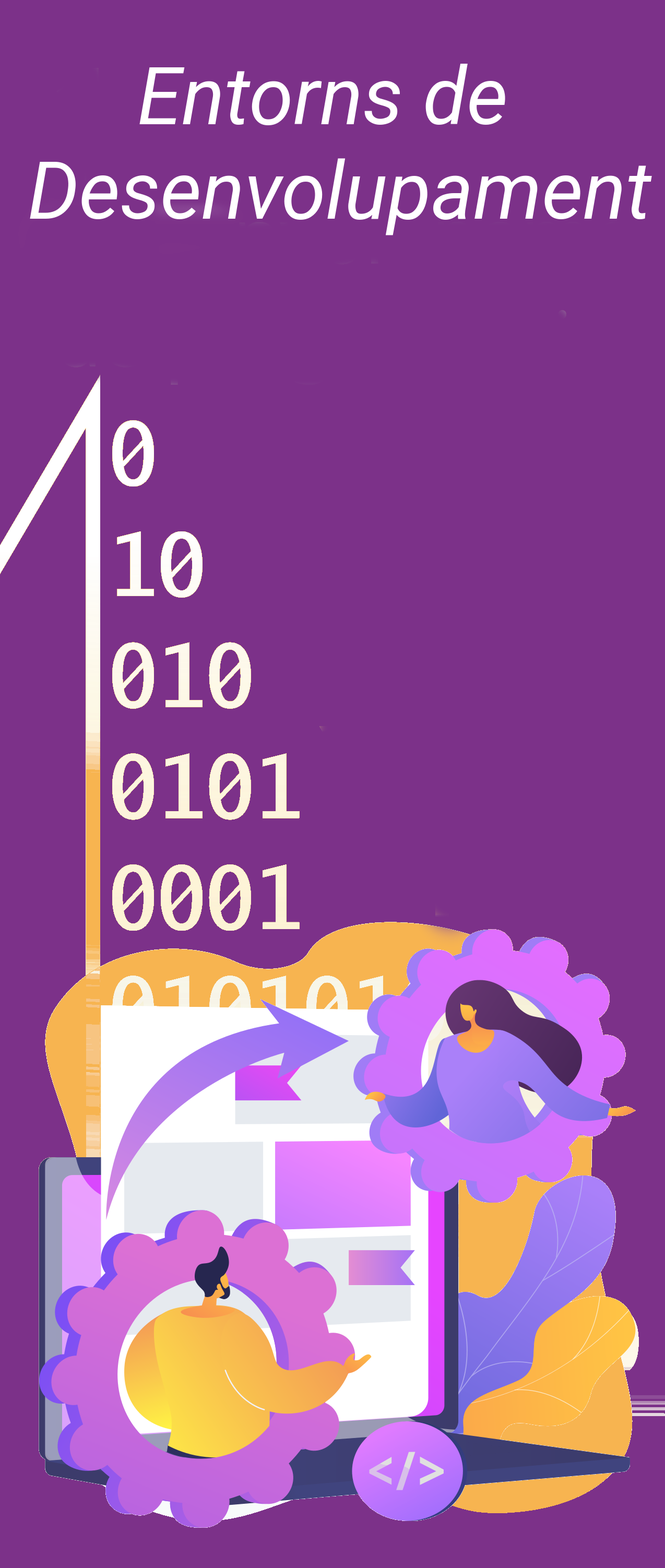
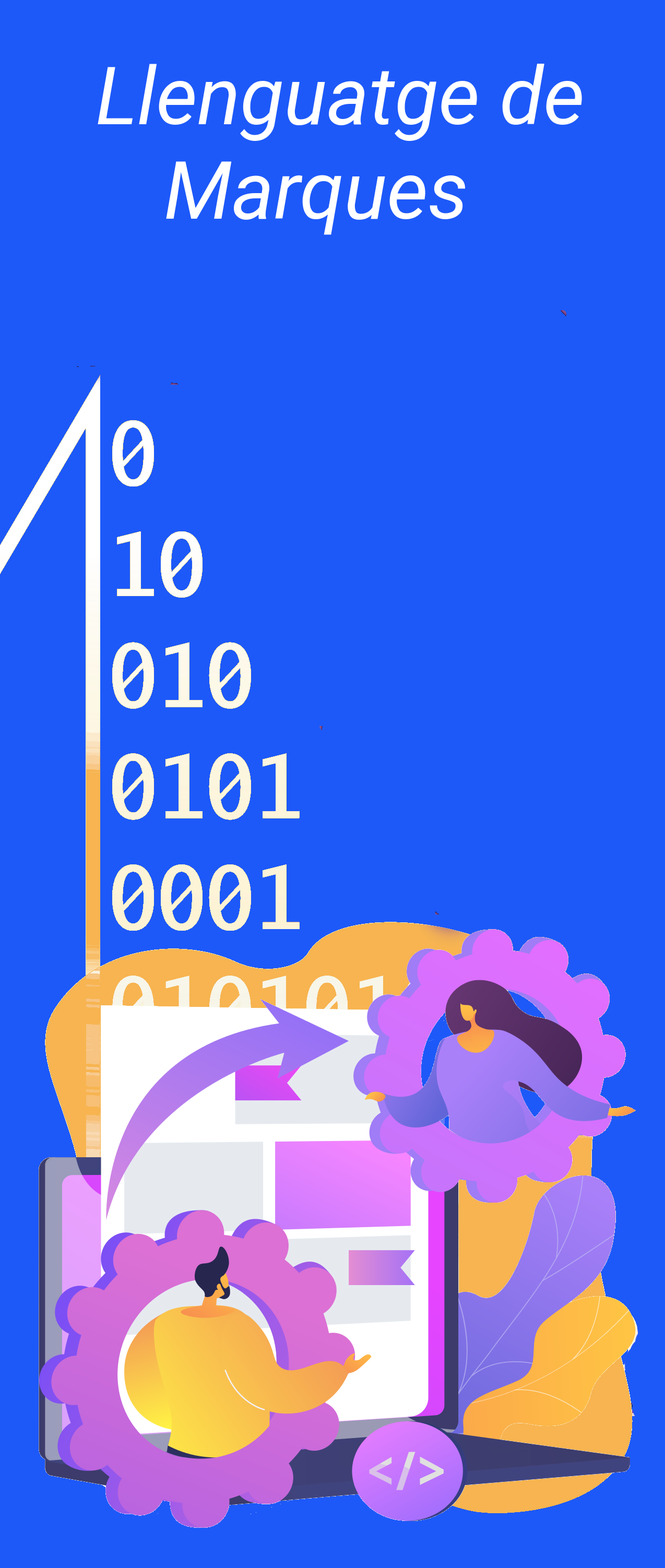
Revision of a layered 665x1568 image; what changed, layer by layer:
renamed "Entorns d..." to "Llenguatge de ...", painted on it over <box>29,63,652,236</box>
painted on "portada.svg" over <box>0,0,665,1568</box>
